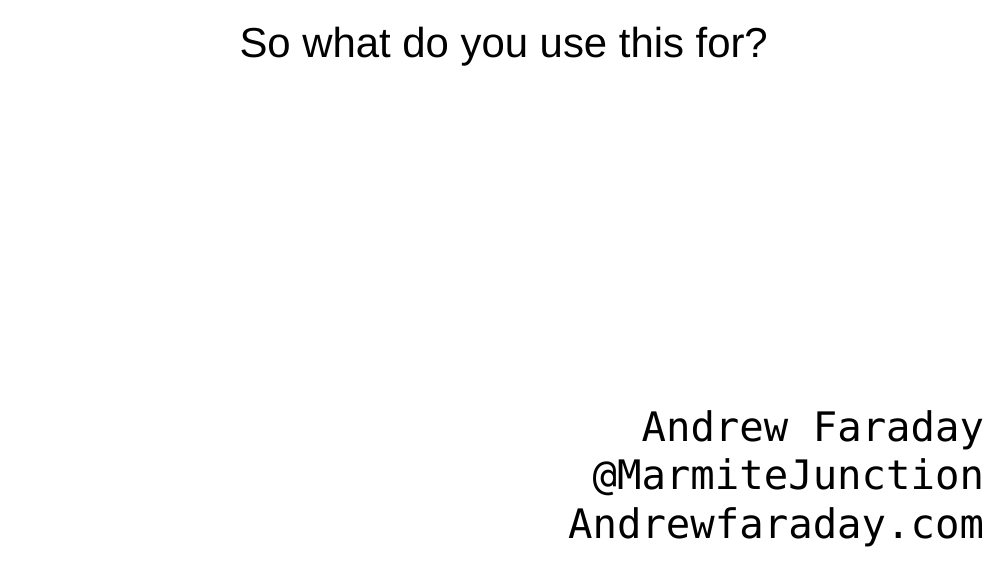
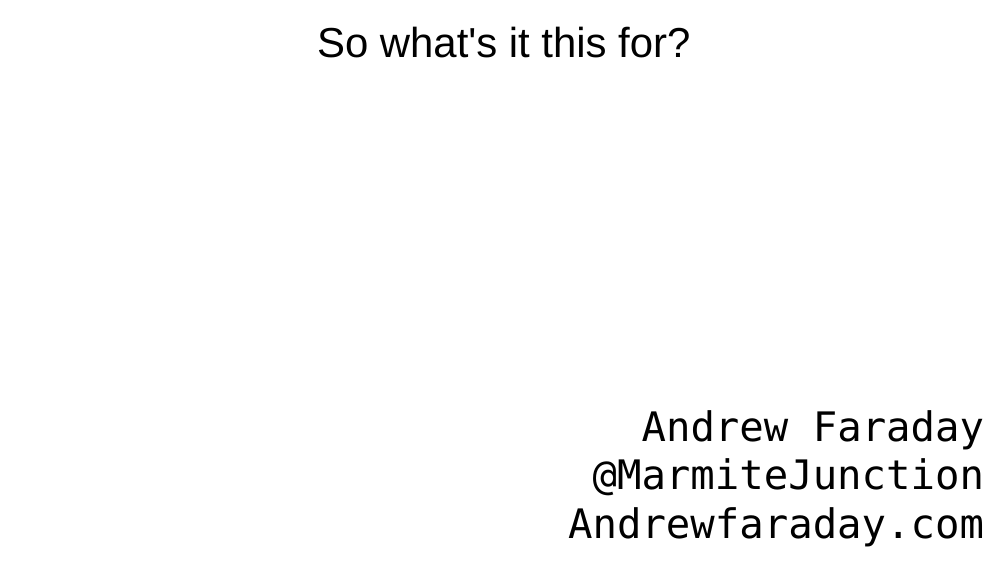
Before and after one commit to AJFaraday/conference-repo, a slide deck: slide 13 of talks/ruby_music/ruby-music.odp. Drawn at 1008x567 pixels with LibreOffice and Linux fonts; fonts in the diff are those of the drawing. Boxes give left, top, right and bottom in pixels: in the first picture for what was removed or moved away, otherwise in the second. Text is boxed around its words. In the diff, an @@ line names an element or a change of style, - is before the commit and + after.

```diff
--- a/talks/ruby_music/ruby-music.odp
+++ b/talks/ruby_music/ruby-music.odp
@@ title at (317, 26, 690, 58): text changed @@
-So what do you use this for?
+So what's it this for?
```
Also in this commit, not shown: 1 other slide changed, 7 slides added, 4 other files.
